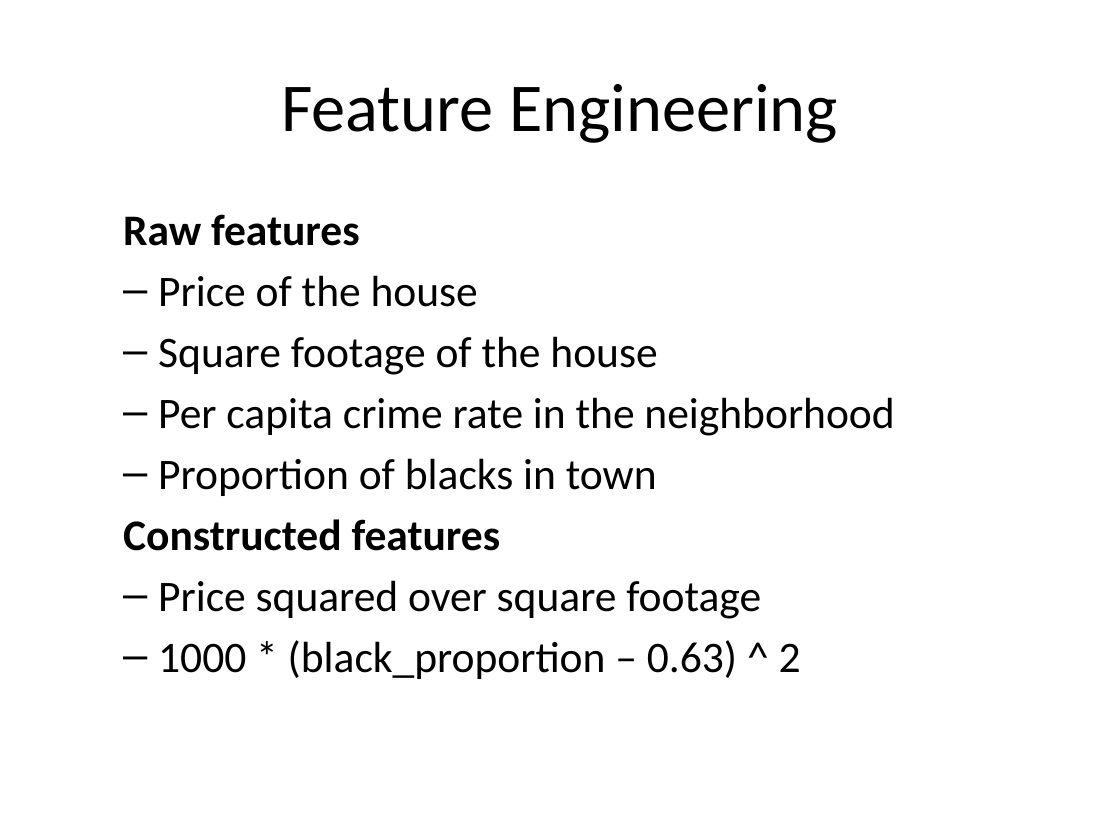
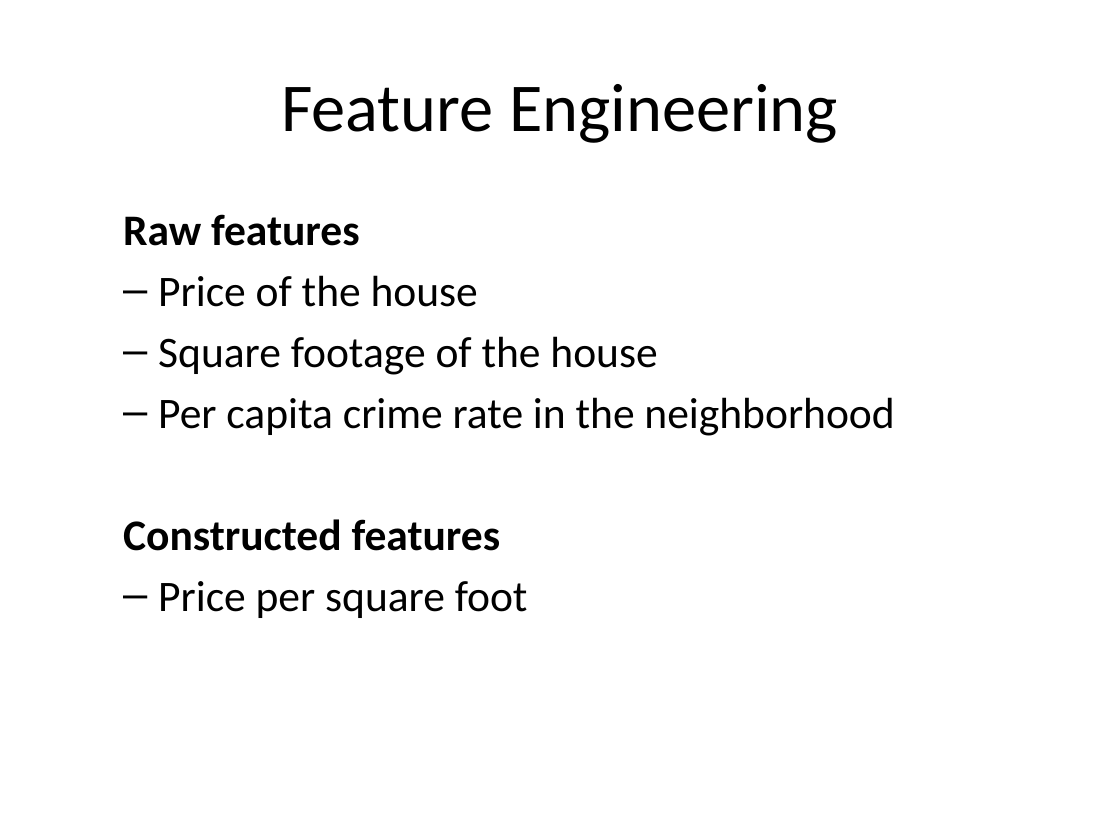
Before and after one commit to aloksharma1993/techfest-ml-tutorial, a slide deck: slide 29 of Techfest_ML.pptx. Drawn at 1120x840 pixels with LibreOffice and Linux fonts; fonts in the diff are those of the drawing. Boxes give left, top, right and bottom in pixels: in the first picture for what was removed or moved away, otherwise in the second. Text is boxed around its words. In the diff, an @@ line names an element or a change of style, - is before the commit and + after.

Commit message:
Minor edits to presentation

```diff
--- a/Techfest_ML.pptx
+++ b/Techfest_ML.pptx
@@ text at bbox=[158, 458, 657, 496]: paragraph removed @@
-  – Proportion of blacks in town
@@ text at bbox=[158, 581, 528, 618]: text changed @@
-  – Price squared over square footage
-  – 1000 * (black_proportion – 0.63) ^ 2
+  – Price per square foot
```
Also in this commit, not shown: 2 other slides changed.
